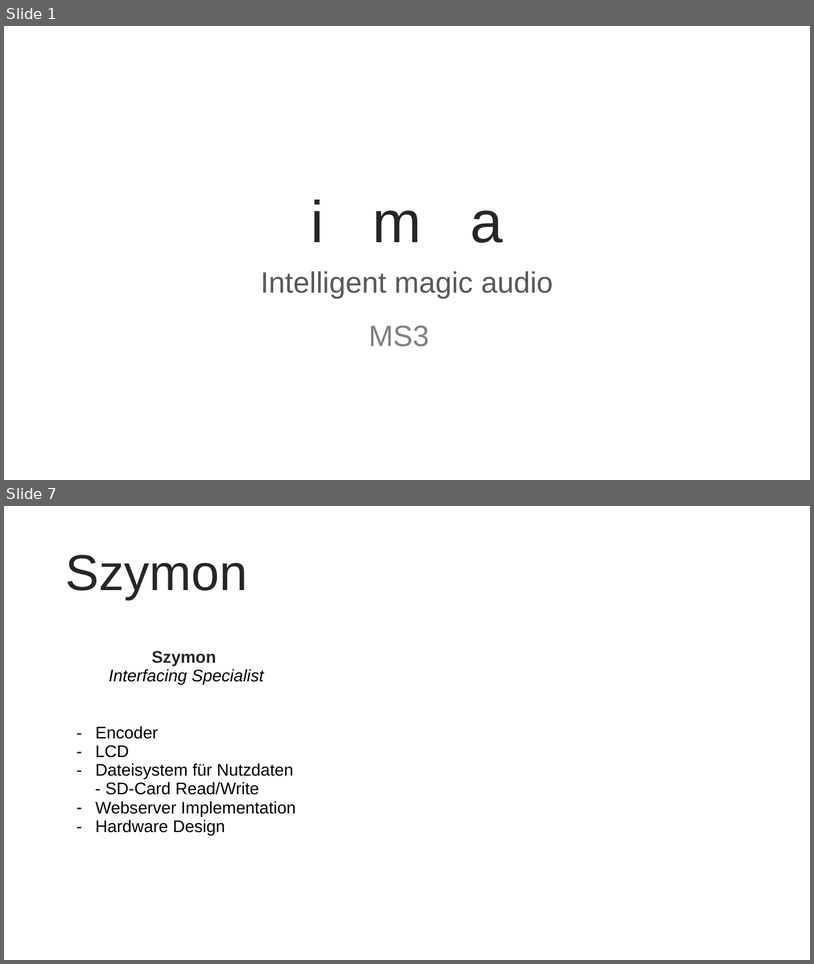
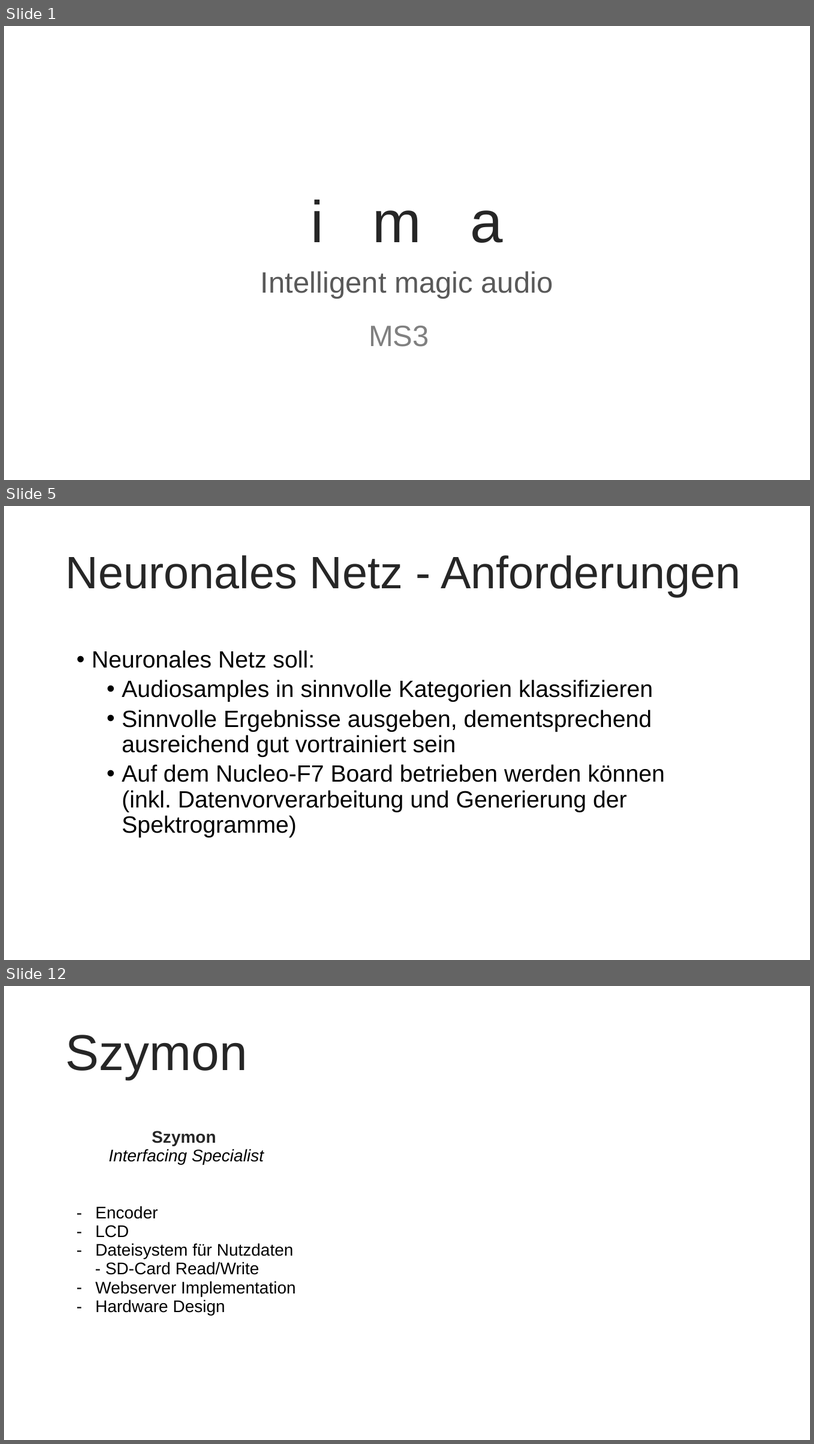
Before and after one commit to Shimizip/Intelligent-Magic-Audio, a slide deck: praesi/ima_ms3.pptx. Shown one above the other, each under a label of ours: slides 1 and 7 before the commit, slides 1, 5 and 12 after it; the slides between them are not shown. The pictures are 814x964 and 814x1444 pixels, drawn with LibreOffice and Linux fonts; fonts in the diff are those of the drawing; background and template pictures are left out. Boxes give left, top, right and bottom in pixels: in the first picture for what was removed or moved away, otherwise in the second. Text is boxed around its words. In the diff, an @@ line names an element or a change of style, - is before the commit and + after.

```diff
--- a/praesi/ima_ms3.pptx
+++ b/praesi/ima_ms3.pptx
@@ slide 5 added at box(4, 506, 810, 960), background picture (left out) @@
@@ title added at box(65, 555, 741, 597), 54 pt, text #262626 @@
+Neuronales Netz - Anforderungen
@@ text added at box(92, 650, 665, 837), 28 pt, text #000000 @@
+• Neuronales Netz soll:
+  • Audiosamples in sinnvolle Kategorien klassifizieren
+  • Sinnvolle Ergebnisse ausgeben, dementsprechend ausreichend gut vortrainiert sein
+  • Auf dem Nucleo-F7 Board betrieben werden können (inkl. Datenvorverarbeitung und Generierung der Spektrogramme)
@@ what was slide 7 is now slide 12 @@
```
Also in this commit, not shown: 3 slides changed, 7 other slides added, 4 slides removed.
